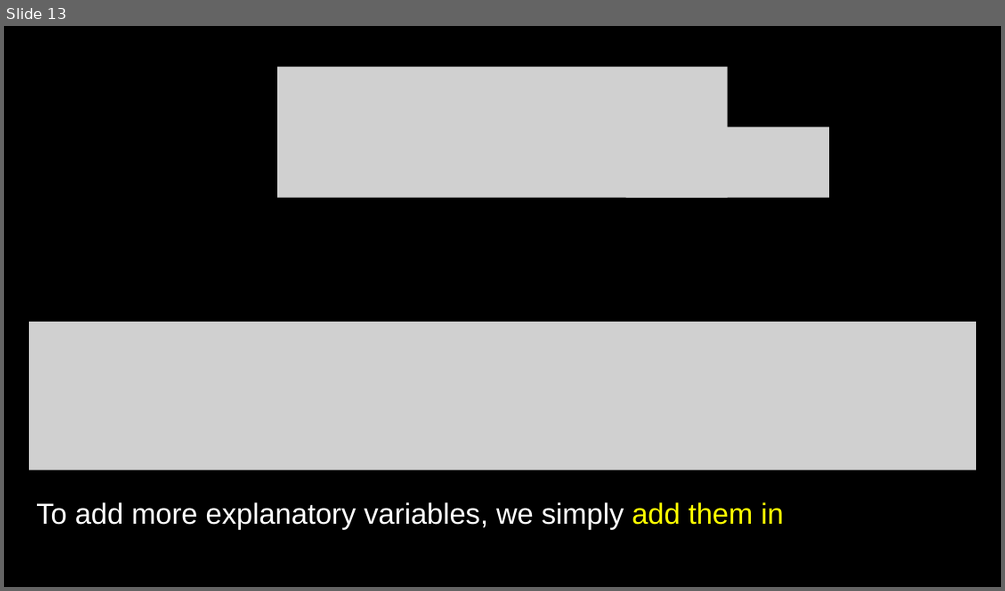
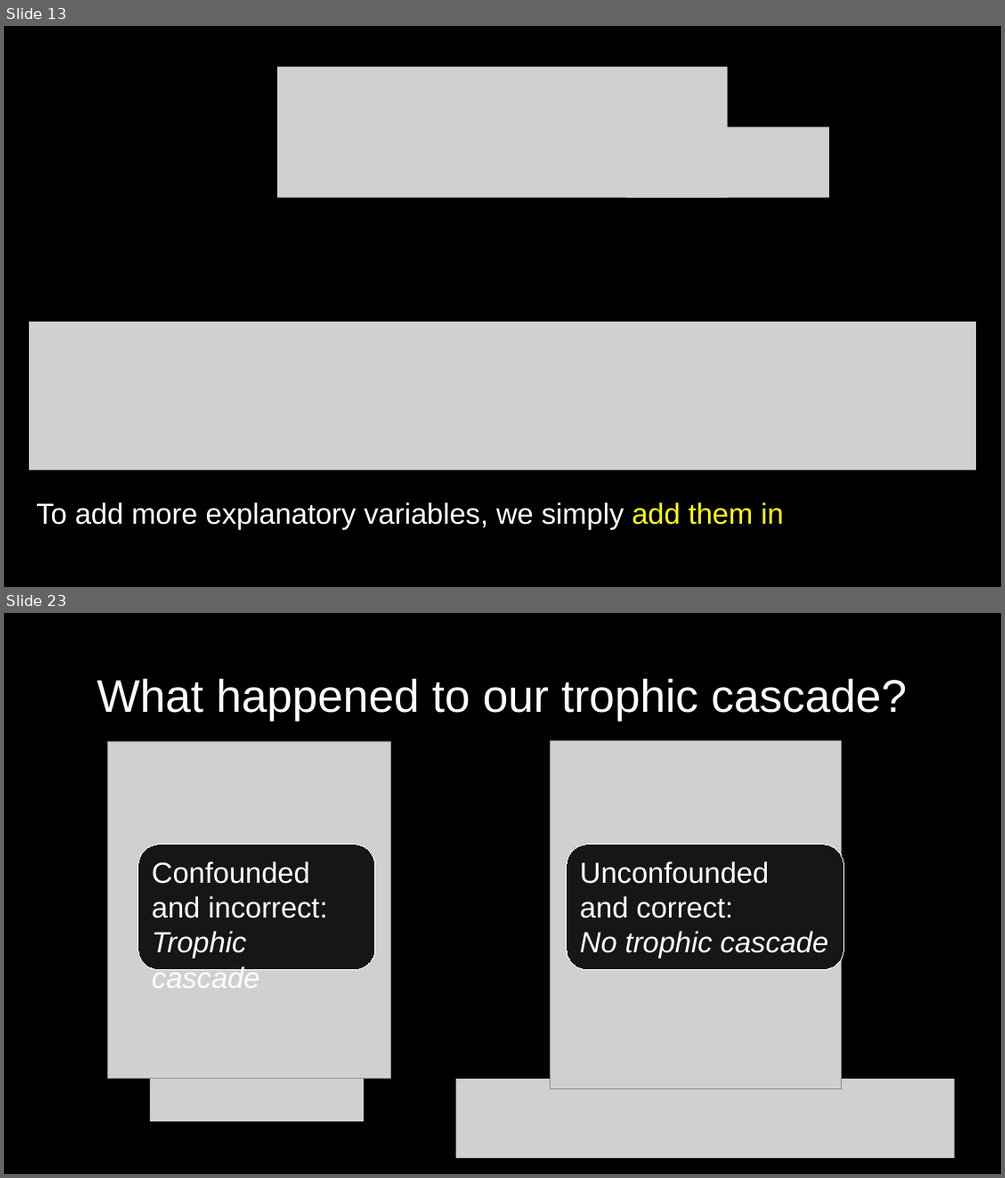
Before and after one commit to DeonRoos/stats-for-biologists, a slide deck: Lecture 9 - Multivariate LM/Slides/Lecutre 7.1 Multiple LM theory.pptx. Shown one above the other, each under a label of ours: slide 13 before the commit, slides 13 and 23 after it; the slides between them are not shown. The pictures are 1005x591 and 1005x1178 pixels, drawn with LibreOffice and Linux fonts; fonts in the diff are those of the drawing; grey boxes stand for pictures. Boxes give left, top, right and bottom in pixels: in the first picture for what was removed or moved away, otherwise in the second. Text is boxed around its words. In the diff, an @@ line names an element or a change of style, - is before the commit and + after.

```diff
--- a/Lecture 9 - Multivariate LM/Slides/Lecutre 7.1 Multiple LM theory.pptx
+++ b/Lecture 9 - Multivariate LM/Slides/Lecutre 7.1 Multiple LM theory.pptx
@@ slide 23 added at <box>4,613,1001,1174</box>, background #000000 @@
@@ title added at <box>97,678,906,721</box>, 44 pt, text #FFFFFF @@
+What happened to our trophic cascade?
@@ picture added at <box>108,741,390,1078</box> @@
@@ picture added at <box>550,741,841,1088</box> @@
@@ rounded rectangle added at <box>138,844,376,970</box>, fill #000000 at 89% opacity, outline #FFFFFF 0.75 pt, 28 pt, text #FFFFFF @@
+Confounded
+and incorrect:
+Trophic cascade
@@ rounded rectangle added at <box>566,844,844,970</box>, fill #000000 at 89% opacity, outline #FFFFFF 0.75 pt, 28 pt, text #FFFFFF @@
+Unconfounded
+and correct:
+No trophic cascade
@@ picture added at <box>150,1078,364,1121</box> @@
@@ picture added at <box>455,1078,955,1158</box> @@
```
Also in this commit, not shown: 7 slides changed, 10 other slides added, 2 slides removed, 9 other files.
